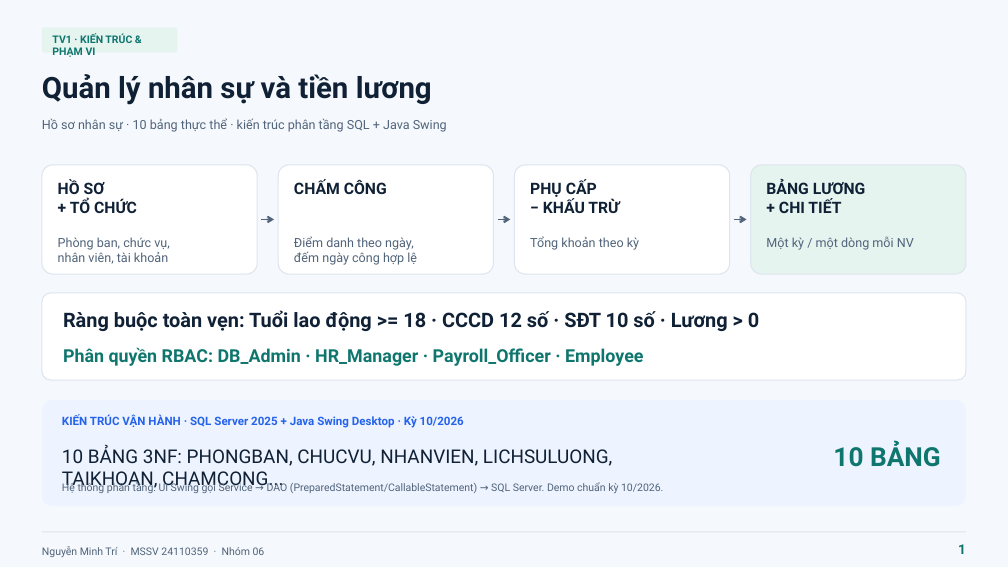
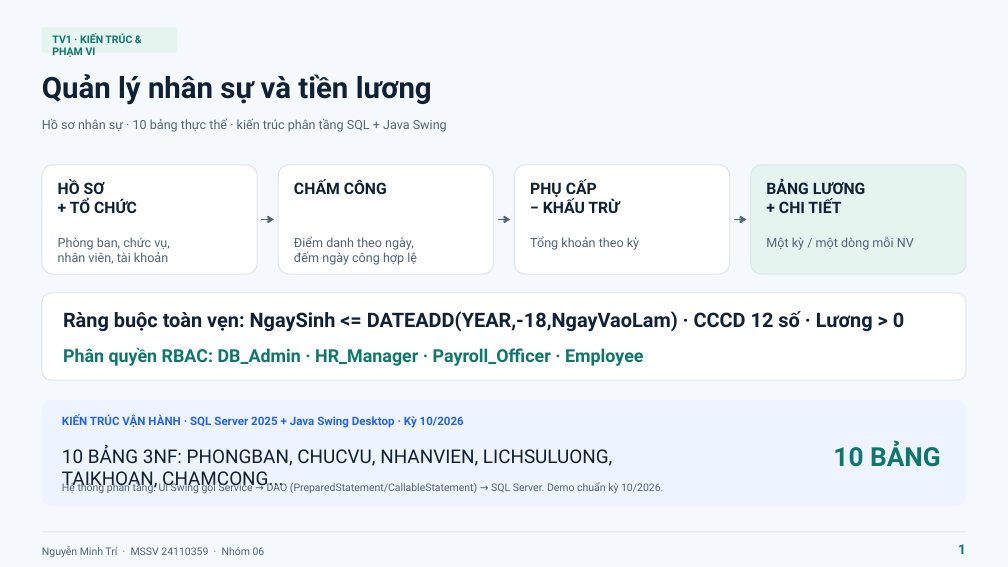
Before and after one commit to tranducanhyn99-prog/Project_QuanLyNhanSuTienLuong, a slide deck: slide 1 of Bo_nop_Nhom06/evidence/TV1/TV1_Slides_1-3.pptx. Drawn at 1008x567 pixels with LibreOffice and Linux fonts; fonts in the diff are those of the drawing. Boxes give left, top, right and bottom in pixels: in the first picture for what was removed or moved away, otherwise in the second. Text is boxed around its words. In the diff, an @@ line names an element or a change of style, - is before the commit and + after.

Commit message:
docs(tv1): dong bo rang buoc tuoi DATEADD, actual plan benchmark va phan dinh pham vi anh lich su

```diff
--- a/Bo_nop_Nhom06/evidence/TV1/TV1_Slides_1-3.pptx
+++ b/Bo_nop_Nhom06/evidence/TV1/TV1_Slides_1-3.pptx
@@ text at box(63, 311, 904, 332): text changed @@
-Ràng buộc toàn vẹn: Tuổi lao động >= 18 · CCCD 12 số · SĐT 10 số · Lương > 0
+Ràng buộc toàn vẹn: NgaySinh <= DATEADD(YEAR,-18,NgayVaoLam) · CCCD 12 số · Lương > 0
```
Also in this commit, not shown: 1 other slide changed, 7 other files.
